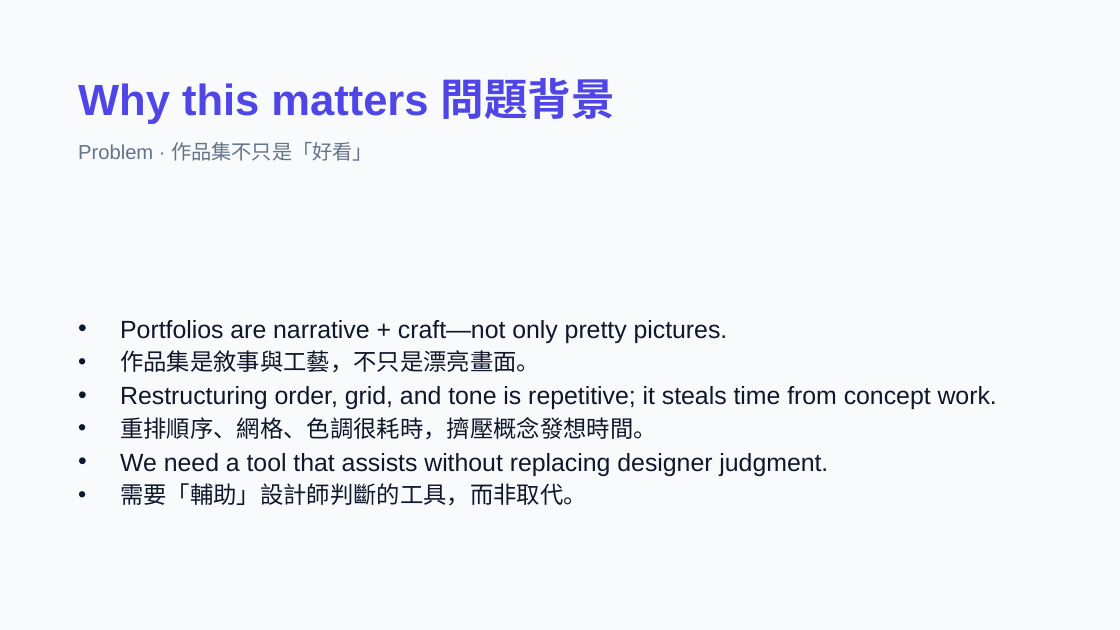
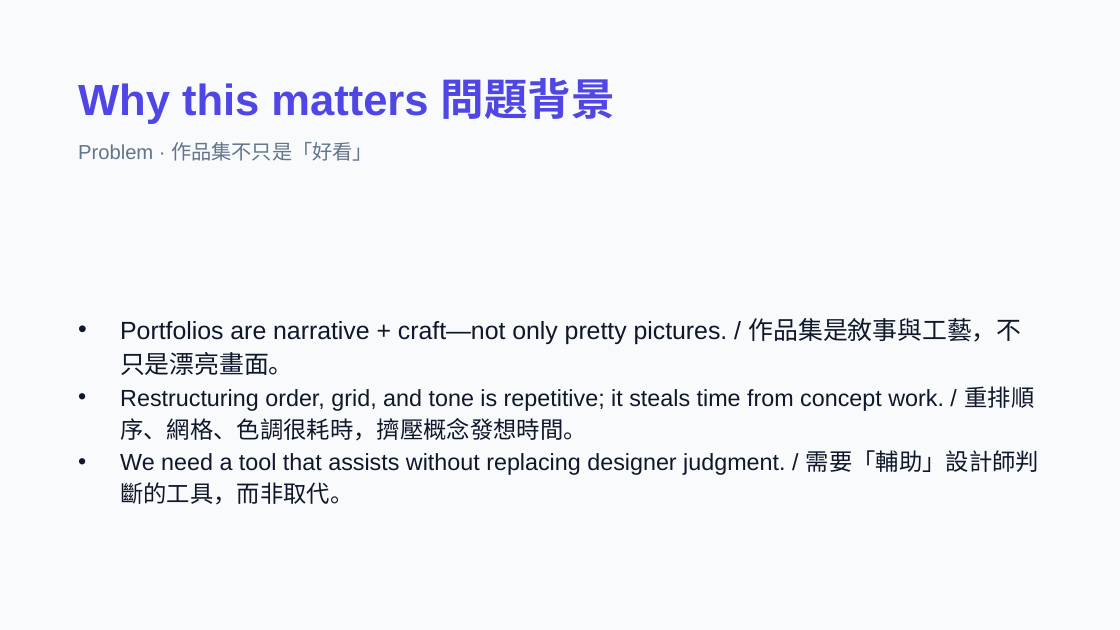
Before and after one commit to macaumonsoon/Portfolio-ReStyle-AI, a slide deck: slide 2 of presentation/Portfolio-ReStyle-AI-Design-Deck.pptx. Drawn at 1120x630 pixels with LibreOffice and Linux fonts; fonts in the diff are those of the drawing. Boxes give left, top, right and bottom in pixels: in the first picture for what was removed or moved away, otherwise in the second. Text is boxed around its words. In the diff, an @@ line names an element or a change of style, - is before the commit and + after.

```diff
--- a/presentation/Portfolio-ReStyle-AI-Design-Deck.pptx
+++ b/presentation/Portfolio-ReStyle-AI-Design-Deck.pptx
@@ text at bbox=[120, 318, 1039, 505]: text changed; size 16 to 15 pt @@
-• Portfolios are narrative + craft—not only pretty pictures.
-• 作品集是敘事與工藝，不只是漂亮畫面。
-• Restructuring order, grid, and tone is repetitive; it steals time from concept work.
-• 重排順序、網格、色調很耗時，擠壓概念發想時間。
-• We need a tool that assists without replacing designer judgment.
-• 需要「輔助」設計師判斷的工具，而非取代。
+• Portfolios are narrative + craft—not only pretty pictures. / 作品集是敘事與工藝，不只是漂亮畫面。
+• Restructuring order, grid, and tone is repetitive; it steals time from concept work. / 重排順序、網格、色調很耗時，擠壓概念發想時間。
+• We need a tool that assists without replacing designer judgment. / 需要「輔助」設計師判斷的工具，而非取代。
```
Also in this commit, not shown: 10 other slides changed, 1 other file.
